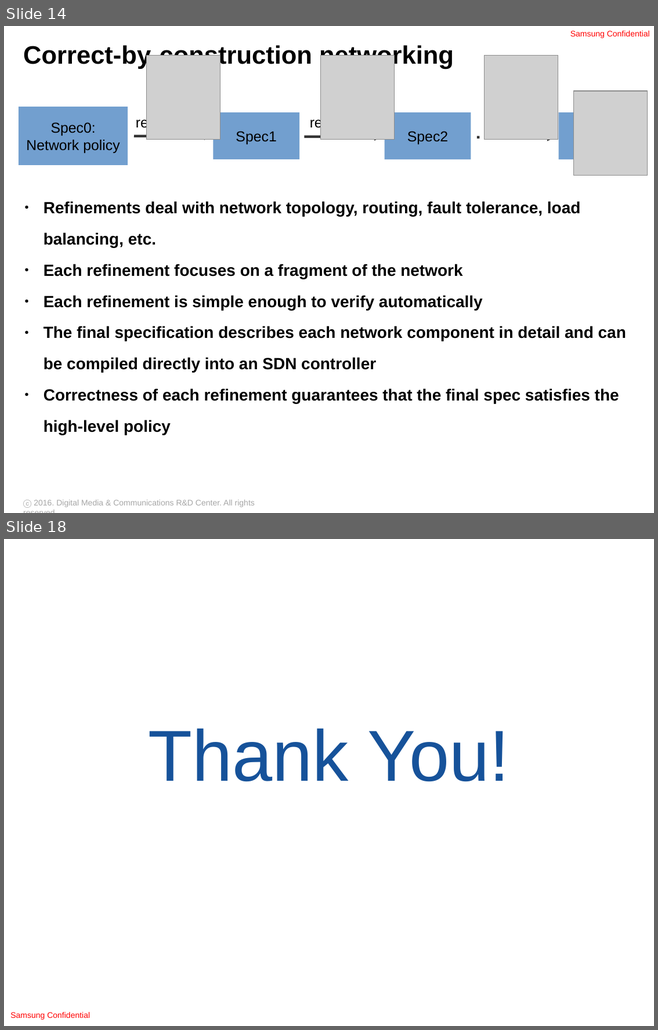
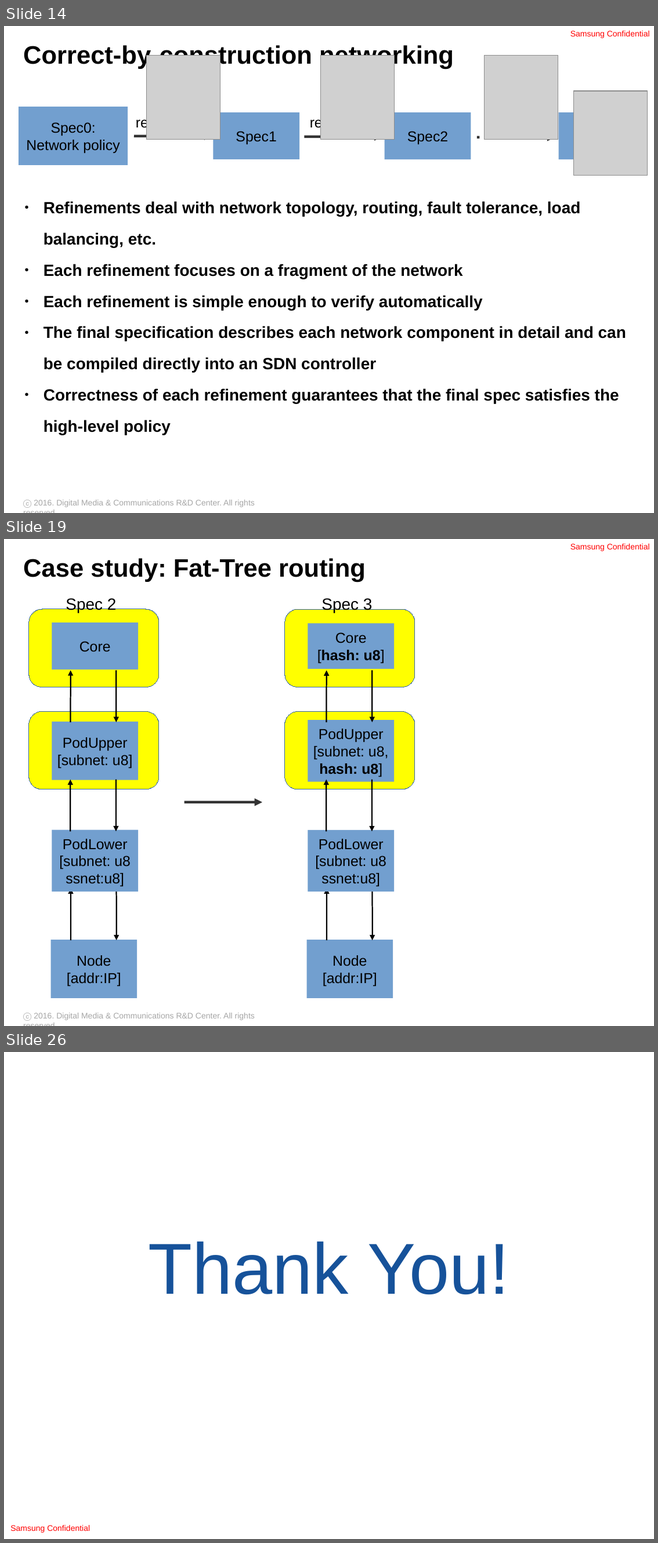
Before and after one commit to ryzhyk/cocoon, a slide deck: doc/distsys_talk_03_09_16.odp. Shown one above the other, each under a label of ours: slides 14 and 18 before the commit, slides 14, 19 and 26 after it; the slides between them are not shown. The pictures are 658x1030 and 658x1543 pixels, drawn with LibreOffice and Linux fonts; fonts in the diff are those of the drawing; grey boxes stand for pictures; background and template pictures are left out. Boxes give left, top, right and bottom in pixels: in the first picture for what was removed or moved away, otherwise in the second. Text is boxed around its words. In the diff, an @@ line names an element or a change of style, - is before the commit and + after.

```diff
--- a/doc/distsys_talk_03_09_16.odp
+++ b/doc/distsys_talk_03_09_16.odp
@@ slide 19 added at box(4, 539, 654, 1026), background #FFFFFF; not listed: 2 template elements that a slide beside it also shows @@
@@ title added at box(23, 558, 365, 582), 28 pt, text #000000, bold @@
+Case study: Fat-Tree routing
@@ text added at box(65, 598, 117, 613), 18 pt, text #000000 @@
+Spec 2
@@ text added at box(321, 597, 372, 613), 18 pt, text #000000 @@
+Spec 3
@@ rounded rectangle added at box(29, 609, 159, 687), fill #FFFF00, outline #3465A4 0 pt @@
@@ rectangle added at box(52, 623, 139, 669), fill #729FCF, 16 pt, text #000000 @@
+Core
@@ rounded rectangle added at box(285, 609, 415, 687), fill #FFFF00, outline #3465A4 0 pt @@
@@ rectangle added at box(307, 624, 394, 669), fill #729FCF, 16 pt, text #000000, bold @@
+Core
+[hash: u8]
@@ arrow added from (70, 722) to (70, 670), #000000 1.45 pt @@
@@ arrow added from (117, 670) to (117, 722), #000000 1.45 pt @@
@@ arrow added from (326, 722) to (326, 670), #000000 1.45 pt @@
@@ arrow added from (372, 670) to (372, 722), #000000 1.45 pt @@
@@ rounded rectangle added at box(29, 712, 159, 790), fill #FFFF00, outline #3465A4 0 pt @@
@@ rounded rectangle added at box(285, 712, 415, 790), fill #FFFF00, outline #3465A4 0 pt @@
@@ rectangle added at box(52, 722, 139, 780), fill #729FCF, 16 pt, text #000000 @@
+PodUpper
+[subnet: u8]
@@ rectangle added at box(307, 720, 394, 782), fill #729FCF, 16 pt, text #000000 @@
+PodUpper
+[subnet: u8,
+hash: u8]
@@ arrow added from (70, 831) to (70, 779), #000000 1.45 pt @@
@@ arrow added from (116, 779) to (116, 831), #000000 1.45 pt @@
@@ arrow added from (326, 831) to (326, 779), #000000 1.45 pt @@
@@ arrow added from (372, 779) to (372, 831), #000000 1.45 pt @@
@@ arrow added from (184, 802) to (262, 802), #333333 2.89 pt @@
@@ rectangle added at box(52, 830, 139, 892), fill #729FCF, 16 pt, text #000000 @@
+PodLower
+[subnet: u8
+ssnet:u8]
@@ rectangle added at box(307, 830, 394, 892), fill #729FCF, 16 pt, text #000000 @@
+PodLower
+[subnet: u8
+ssnet:u8]
@@ arrow added from (71, 940) to (71, 889), #000000 1.45 pt @@
@@ arrow added from (117, 889) to (117, 940), #000000 1.45 pt @@
@@ arrow added from (326, 940) to (326, 889), #000000 1.45 pt @@
@@ arrow added from (372, 889) to (372, 940), #000000 1.45 pt @@
@@ rectangle added at box(51, 940, 137, 998), fill #729FCF, 16 pt, text #000000 @@
+Node
+[addr:IP]
@@ rectangle added at box(307, 940, 393, 998), fill #729FCF, 16 pt, text #000000 @@
+Node
+[addr:IP]
@@ what was slide 18 is now slide 26 @@
```
Also in this commit, not shown: 3 slides changed, 7 other slides added.
